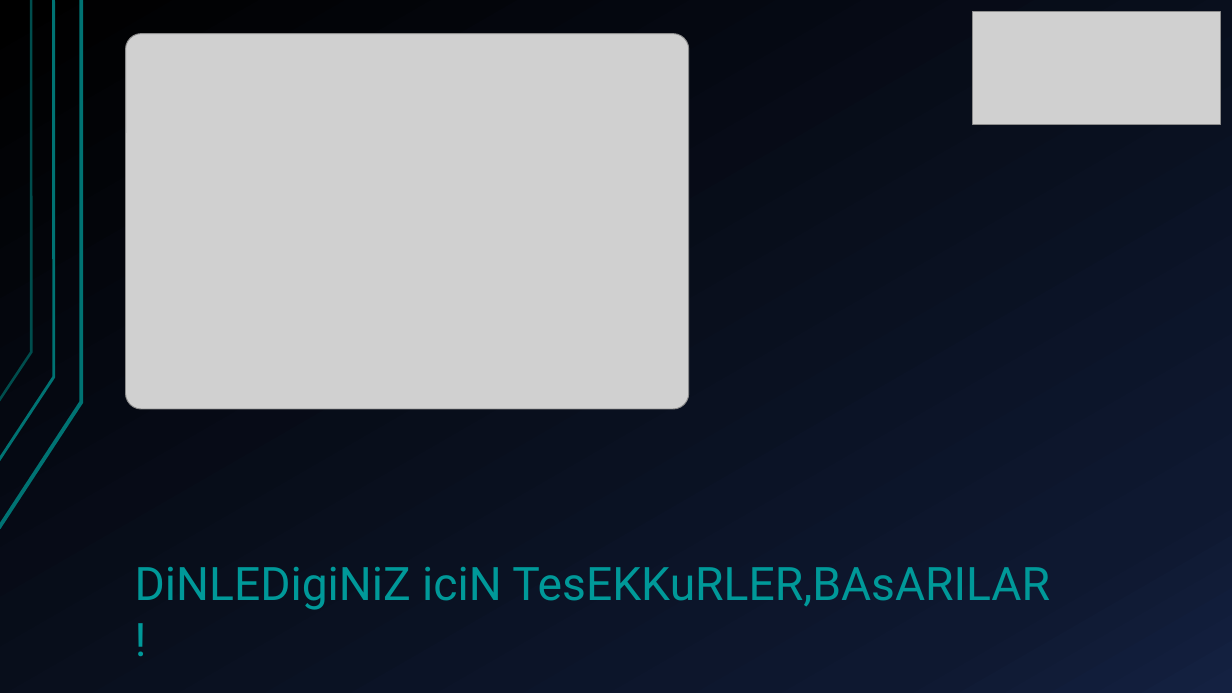
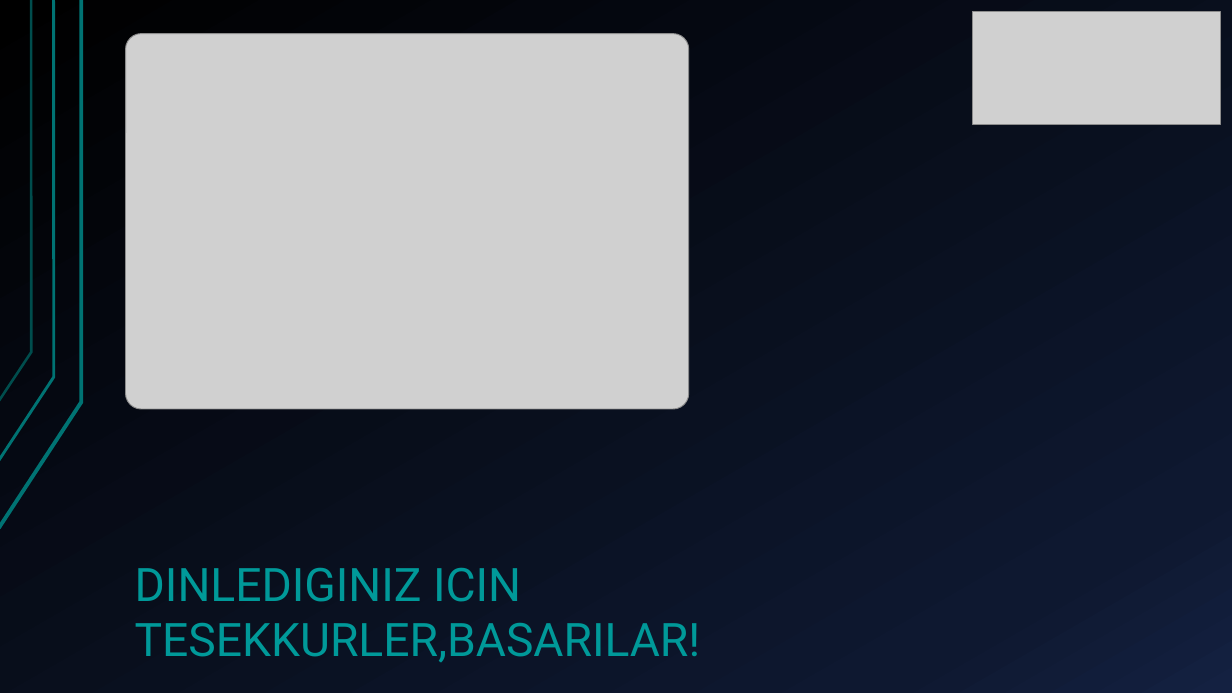
Before and after one commit to BurakFatihOzen/Yemek-Tarifleri-Kitabi-projesi-12.grup, a slide deck: slide 10 of -Algoritma Projesi.pptx. Drawn at 1232x693 pixels with LibreOffice and Linux fonts; fonts in the diff are those of the drawing; grey boxes stand for pictures. Boxes give left, top, right and bottom in pixels: in the first picture for what was removed or moved away, otherwise in the second. Text is boxed around its words. In the diff, an @@ line names an element or a change of style, - is before the commit and + after.

```diff
--- a/-Algoritma Projesi.pptx
+++ b/-Algoritma Projesi.pptx
@@ text at (135, 568, 701, 662): text changed @@
-DiNLEDigiNiZ iciN TesEKKuRLER,BAsARILAR !
+DINLEDIGINIZ ICIN TESEKKURLER,BASARILAR!
```
Also in this commit, not shown: 1 other slide changed.
